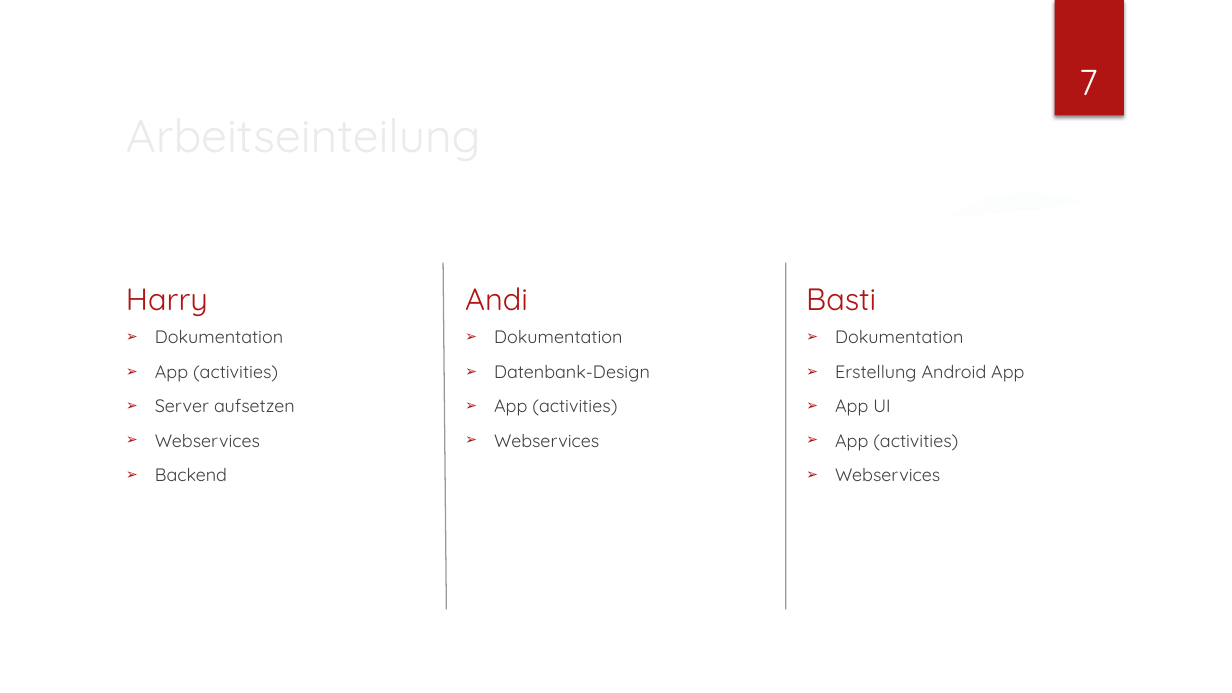
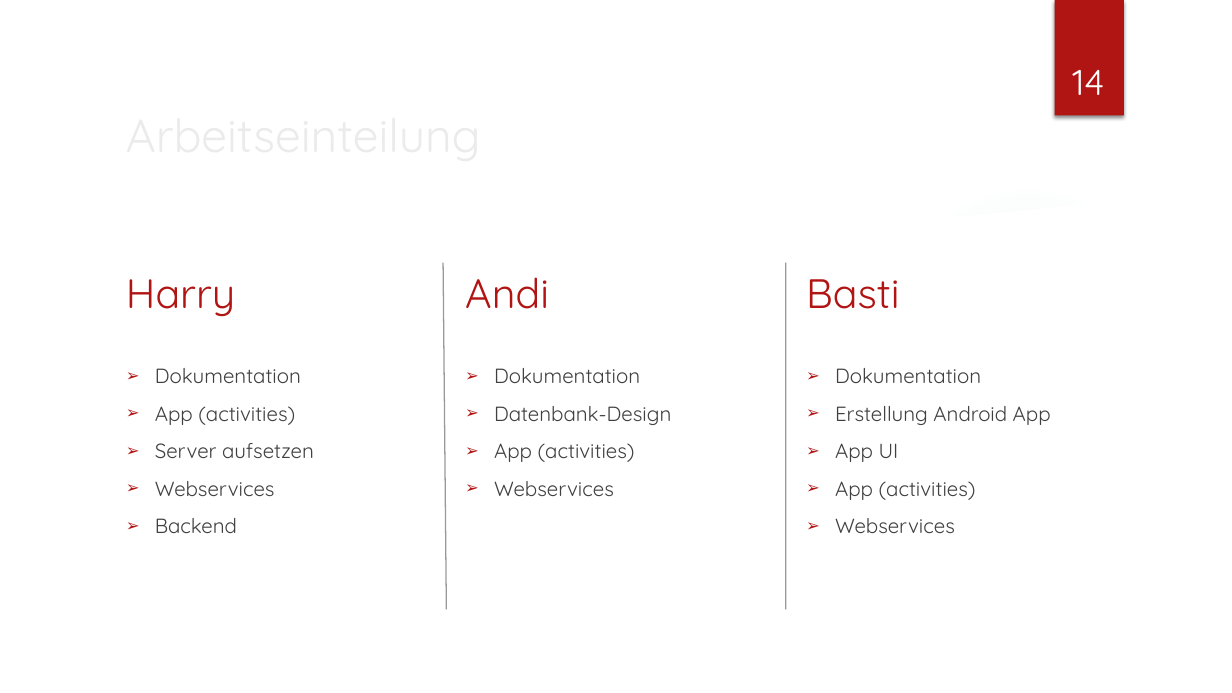
Before and after one commit to stauti/junk-food-analyzer, a slide deck: slide 14 of docs/Spezifikation/WS2.pptx (slide 7 before the commit). Drawn at 1232x693 pixels with LibreOffice and Linux fonts; fonts in the diff are those of the drawing; background and template pictures are left out. Boxes give left, top, right and bottom in pixels: in the first picture for what was removed or moved away, otherwise in the second. Text is boxed around its words. In the diff, an @@ line names an element or a change of style, - is before the commit and + after.

```diff
--- a/docs/Spezifikation/WS2.pptx
+++ b/docs/Spezifikation/WS2.pptx
@@ page number at (1072, 70, 1104, 95): text changed @@
-7
+14
@@ size 24 to 32 pt in 3 elements at (126, 279, 235, 317), (465, 277, 549, 309), (806, 279, 899, 309) @@
@@ size 14 to 16 pt in 3 elements at (155, 368, 314, 533), (494, 368, 671, 496), (835, 368, 1051, 533) @@
```
Also in this commit, not shown: 5 other slides changed, 7 slides added, 1 other file.
